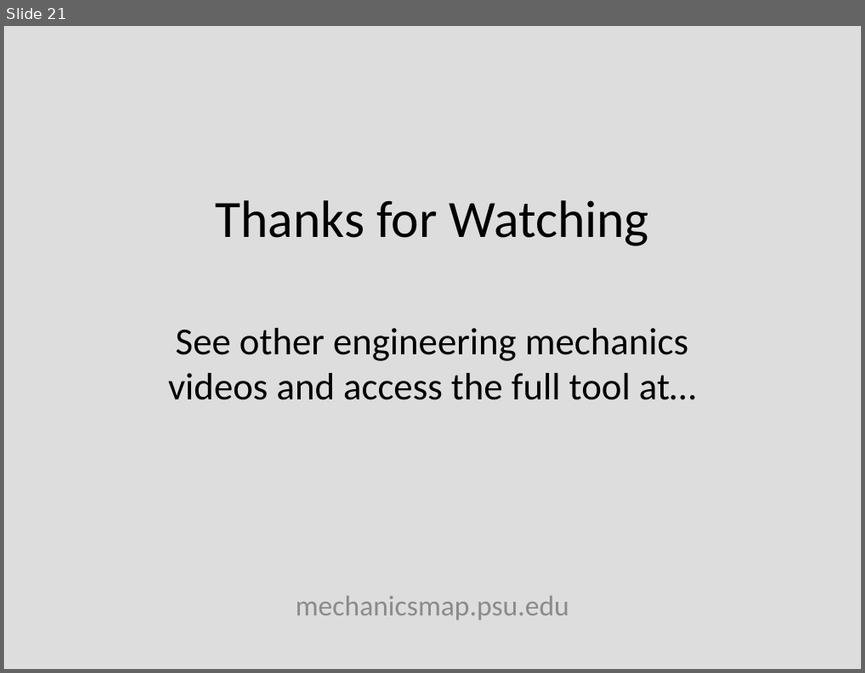
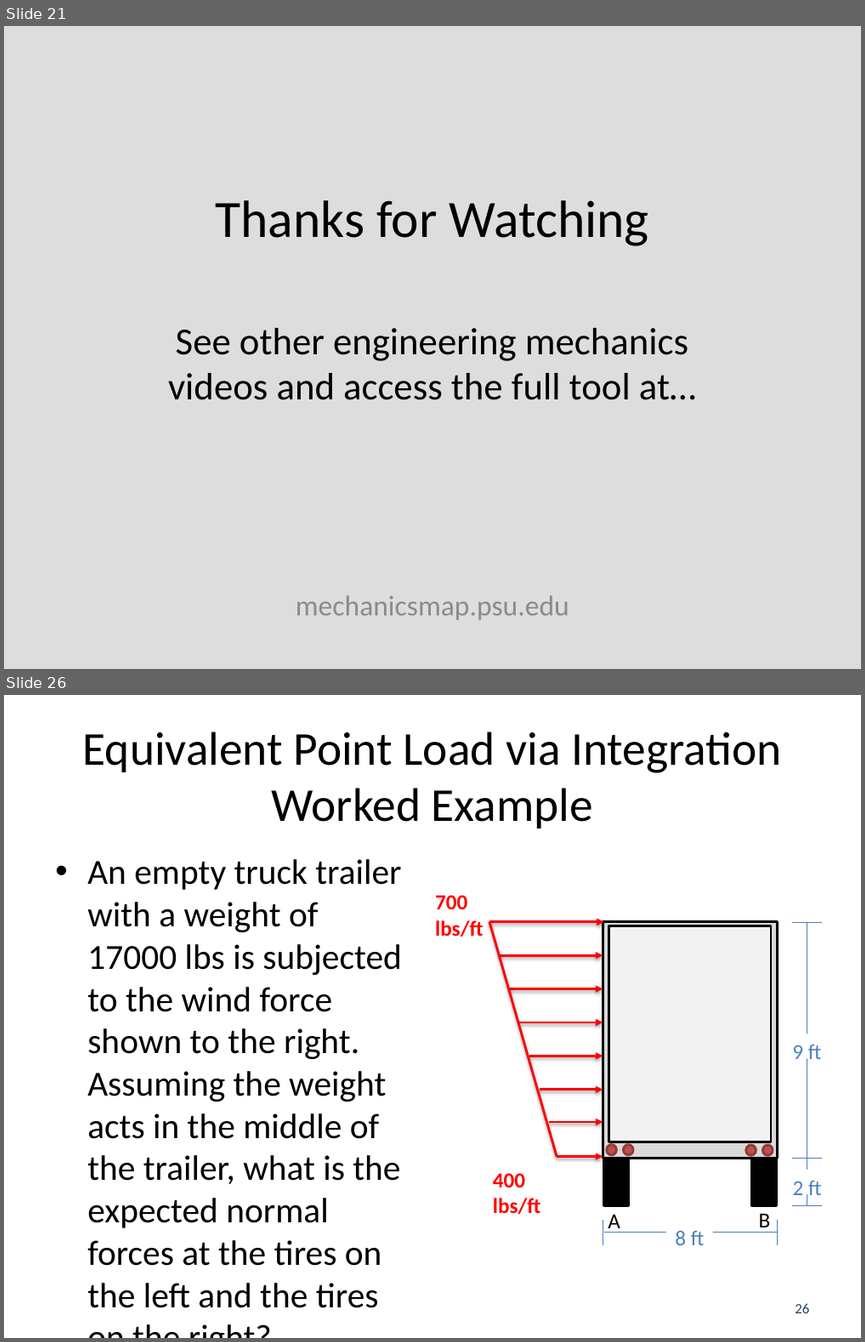
Before and after one commit to JacobMoore/mechanics_textbook, a slide deck: Lecture Slides/VideoLectureSlides/4.5.pptx. Shown one above the other, each under a label of ours: slide 21 before the commit, slides 21 and 26 after it; the slides between them are not shown. The pictures are 865x673 and 865x1342 pixels, drawn with LibreOffice and Linux fonts; fonts in the diff are those of the drawing; background and template pictures are left out. Boxes give left, top, right and bottom in pixels: in the first picture for what was removed or moved away, otherwise in the second. Text is boxed around its words. In the diff, an @@ line names an element or a change of style, - is before the commit and + after.

Commit message:
Added Various Worked Example Videos

```diff
--- a/Lecture Slides/VideoLectureSlides/4.5.pptx
+++ b/Lecture Slides/VideoLectureSlides/4.5.pptx
@@ slide 26 added at [4, 695, 861, 1338], background #FFFFFF @@
@@ title added at [83, 732, 782, 828], 39.6 pt, text #000000 @@
+Equivalent Point Load via Integration Worked Example
@@ text added at [87, 859, 402, 1308], 29.6 pt, text #000000 @@
+• An empty truck trailer with a weight of 17000 lbs is subjected to the wind force shown to the right. Assuming the weight acts in the middle of the trailer, what is the expected normal forces at the tires on the left and the tires on the right?
@@ text added at [608, 1213, 620, 1232], 18 pt, text #000000 @@
+A
@@ group added at [435, 895, 822, 1245]: 8 arrows, 8 lines, 5 texts, 4 rectangles, 4 ellipses @@
+700 lbs/ft
+400 lbs/ft
+9 ft
+2 ft
+8 ft
@@ text added at [759, 1213, 771, 1232], 18 pt, text #000000 @@
+B
@@ page number added at [794, 1303, 809, 1313], 12 pt, text #254061 @@
+26
```
Also in this commit, not shown: 3 slides changed, 1 other slide added, 22 other files.
